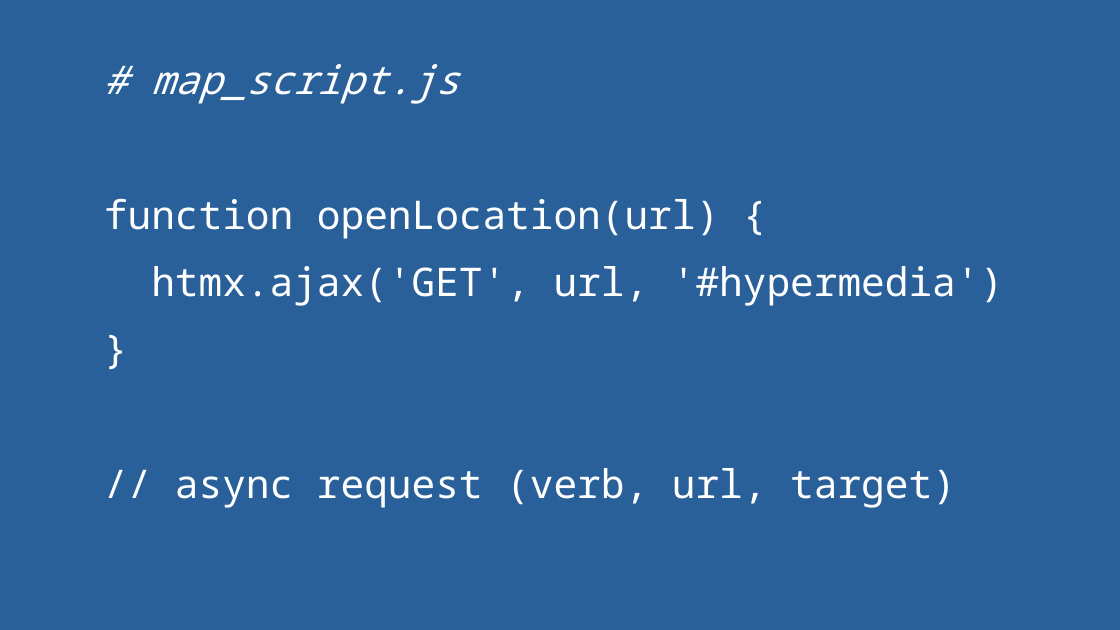
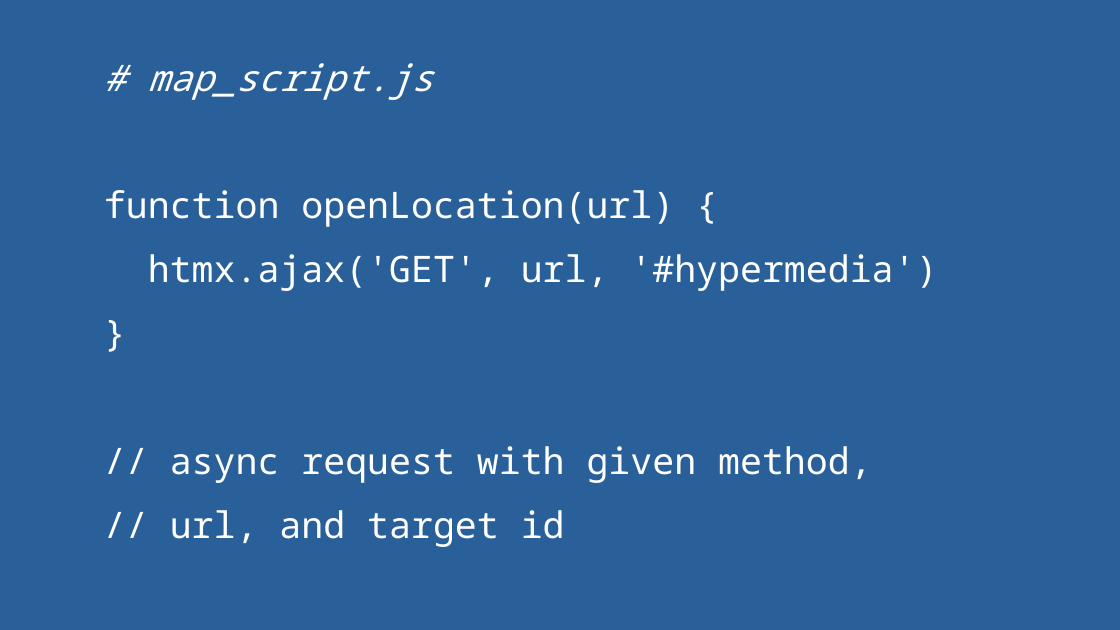
Before and after one commit to andywar65/map_swap_example, a slide deck: slide 18 of hypermedia_driven_maps.odp (slide 17 before the commit). Drawn at 1120x630 pixels with LibreOffice and Linux fonts; fonts in the diff are those of the drawing. Boxes give left, top, right and bottom in pixels: in the first picture for what was removed or moved away, otherwise in the second. Text is boxed around its words. In the diff, an @@ line names an element or a change of style, - is before the commit and + after.

```diff
--- a/hypermedia_driven_maps.odp
+++ b/hypermedia_driven_maps.odp
@@ text at <box>104,63,937,291</box>: size 28 to 25.9 pt in "# map_script.js", "function openLocation(url) {", "htmx.ajax('GET', url, '#hypermedia')", "}" @@
@@ text at <box>170,446,872,539</box>: text changed; size 28 to 25.9 pt @@
-// async request (verb, url, target)
+// async request with given method,
+// url, and target id
```
Also in this commit, not shown: 1 other slide changed, 1 slide added.
